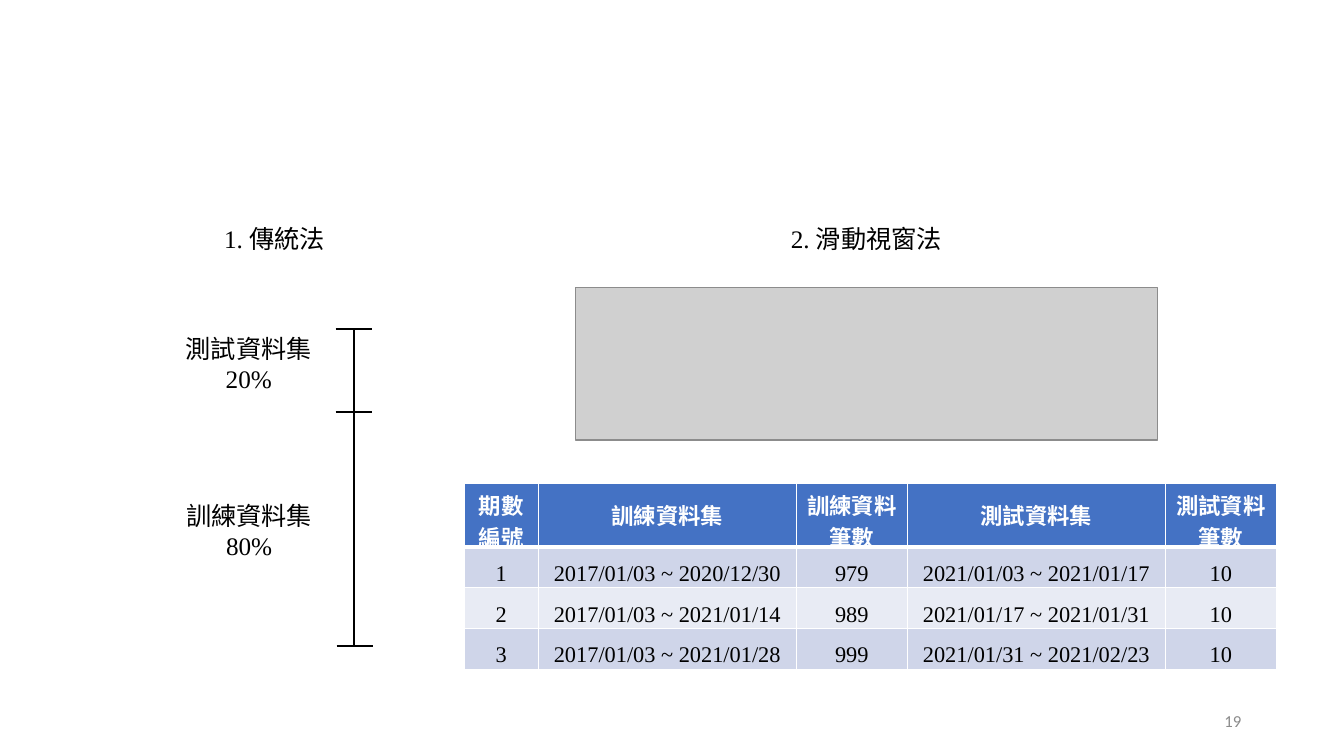
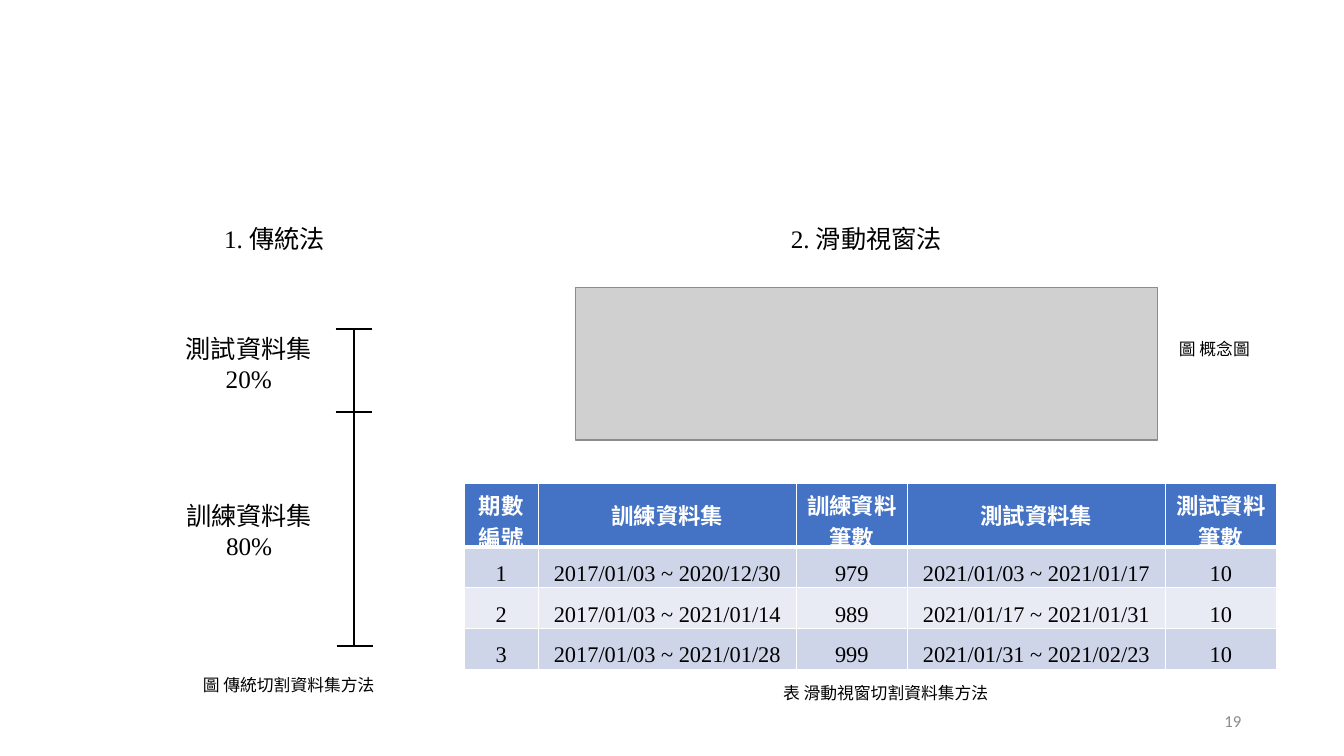
Before and after one commit to Skya-neko/StockPrediction, a slide deck: slide 19 of document/基於財經字典與分析指標的神經網路預測股價趨勢.pptx. Drawn at 1344x756 pixels with LibreOffice and Linux fonts; fonts in the diff are those of the drawing; grey boxes stand for pictures; background and template pictures are left out. Boxes give left, top, right and bottom in pixels: in the first picture for what was removed or moved away, otherwise in the second. Text is boxed around its words. In the diff, an @@ line names an element or a change of style, - is before the commit and + after.

```diff
--- a/document/基於財經字典與分析指標的神經網路預測股價趨勢.pptx
+++ b/document/基於財經字典與分析指標的神經網路預測股價趨勢.pptx
@@ text added at bbox=[1179, 338, 1249, 360], 12 pt, text #000000 @@
+圖 概念圖
@@ text added at bbox=[203, 674, 374, 696], 12 pt, text #000000 @@
+圖 傳統切割資料集方法
@@ text added at bbox=[783, 685, 989, 701], 12 pt, text #000000 @@
+表 滑動視窗切割資料集方法
```
Also in this commit, not shown: 4 other slides changed, 2 slides added, 6 other files.
